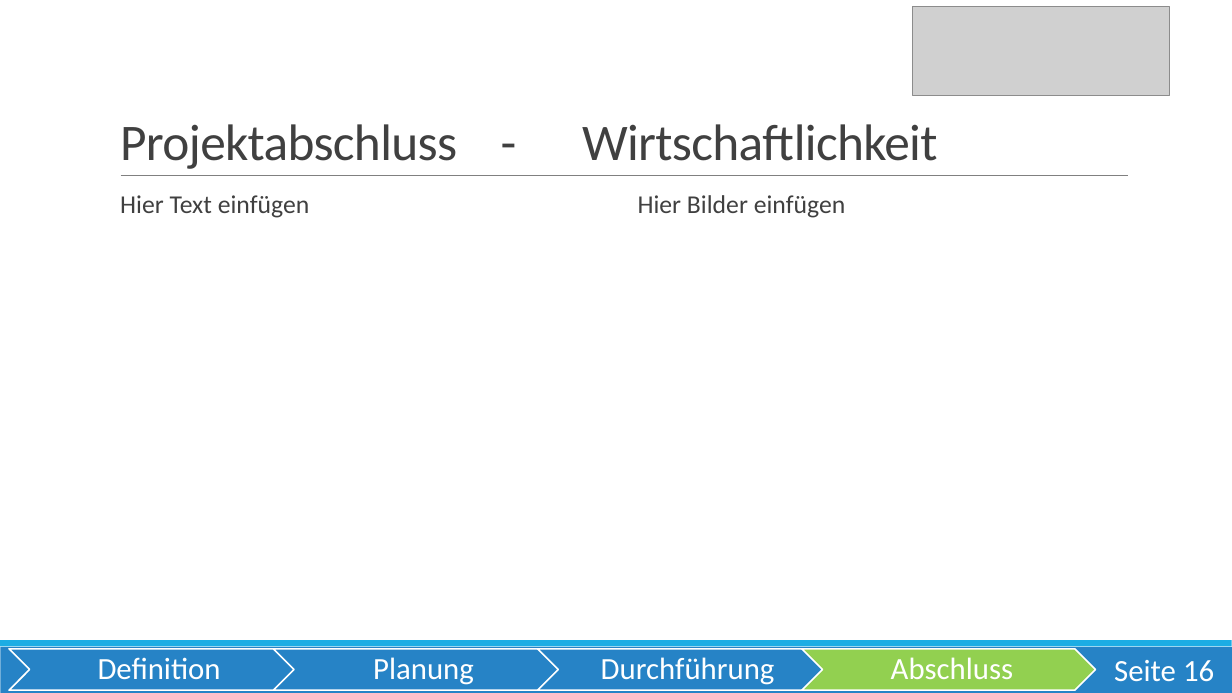
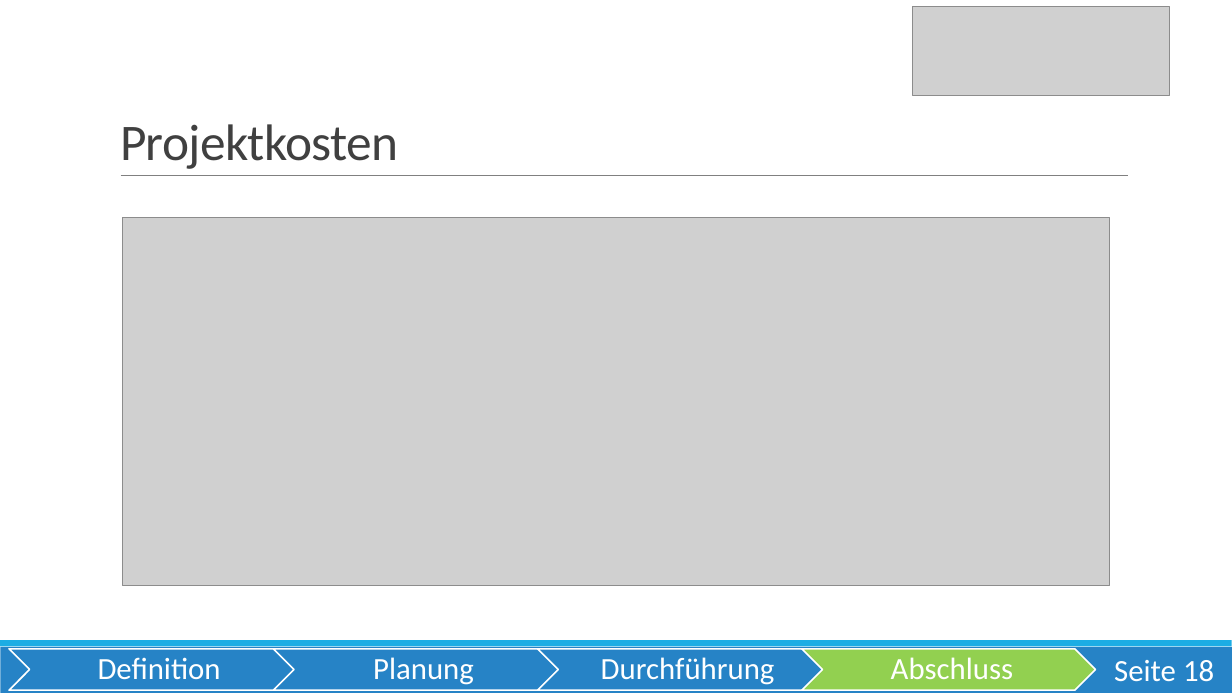
Before and after one commit to OberstufenprojektVOIP/OSP_VOIP, a slide deck: slide 18 of Pr-sentation/Präsentation VoIP Echt.pptx (slide 16 before the commit). Drawn at 1232x693 pixels with LibreOffice and Linux fonts; fonts in the diff are those of the drawing; grey boxes stand for pictures. Boxes give left, top, right and bottom in pixels: in the first picture for what was removed or moved away, otherwise in the second. Text is boxed around its words. In the diff, an @@ line names an element or a change of style, - is before the commit and + after.

```diff
--- a/Pr-sentation/Präsentation VoIP Echt.pptx
+++ b/Pr-sentation/Präsentation VoIP Echt.pptx
@@ title at [120,124,398,169]: text changed @@
-Projektabschluss - Wirtschaftlichkeit
+Projektkosten
@@ text removed at [120,195,310,218] @@
-  Hier Text einfügen
@@ text removed at [638,195,846,218] @@
-  Hier Bilder einfügen
@@ picture added at [122,217,1110,585] @@
@@ page number at [1114,660,1214,682]: text changed @@
-Seite 16
+Seite 18
```
Also in this commit, not shown: 12 other slides changed, 11 slides added, 3 slides removed.
